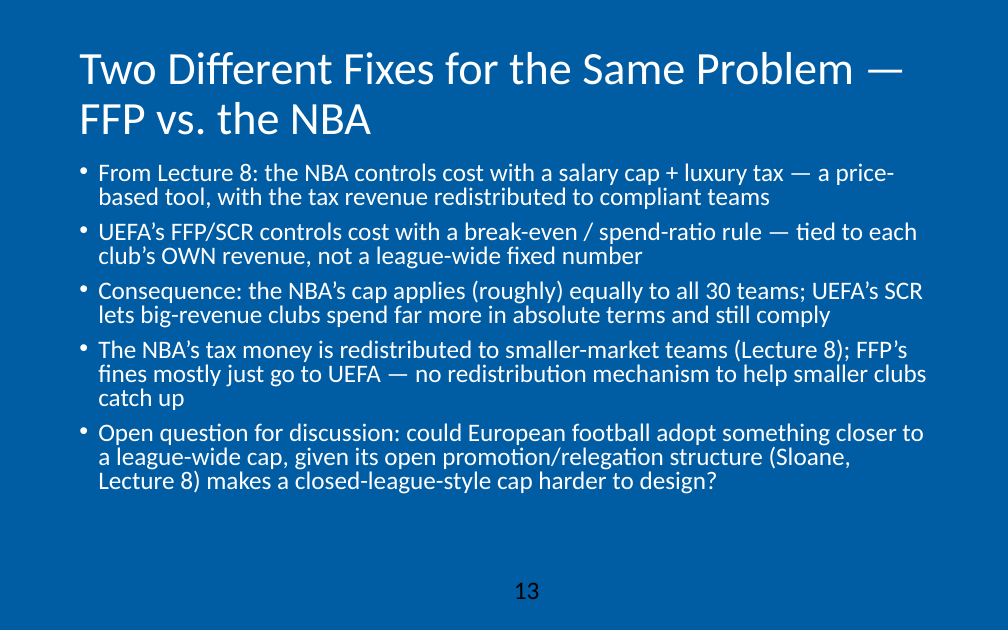
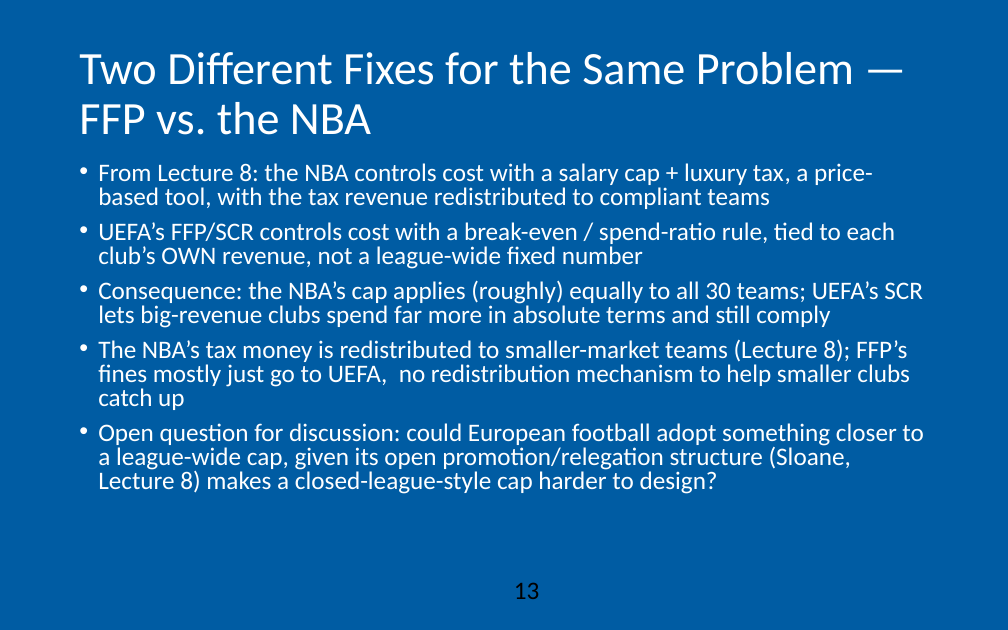
Before and after one commit to AEGDDI/idr305, a slide deck: slide 13 of lectures/L11.pptx. Drawn at 1008x630 pixels with LibreOffice and Linux fonts; fonts in the diff are those of the drawing; background and template pictures are left out. Boxes give left, top, right and bottom in pixels: in the first picture for what was removed or moved away, otherwise in the second. Text is boxed around its words. In the diff, an @@ line names an element or a change of style, - is before the commit and + after.

```diff
--- a/lectures/L11.pptx
+++ b/lectures/L11.pptx
@@ text at bbox=[98, 163, 895, 269]: text changed @@
-• From Lecture 8: the NBA controls cost with a salary cap + luxury tax — a price-based tool, with the tax revenue redistributed to compliant teams
-• UEFA’s FFP/SCR controls cost with a break-even / spend-ratio rule — tied to each club’s OWN revenue, not a league-wide fixed number
+• From Lecture 8: the NBA controls cost with a salary cap + luxury tax, a price-based tool, with the tax revenue redistributed to compliant teams
+• UEFA’s FFP/SCR controls cost with a break-even / spend-ratio rule, tied to each club’s OWN revenue, not a league-wide fixed number
@@ text at bbox=[98, 339, 910, 410]: text changed @@
-• The NBA’s tax money is redistributed to smaller-market teams (Lecture 8); FFP’s fines mostly just go to UEFA — no redistribution mechanism to help smaller clubs catch up
+• The NBA’s tax money is redistributed to smaller-market teams (Lecture 8); FFP’s fines mostly just go to UEFA, no redistribution mechanism to help smaller clubs catch up
```
Also in this commit, not shown: 11 other slides changed, 2 other files.
